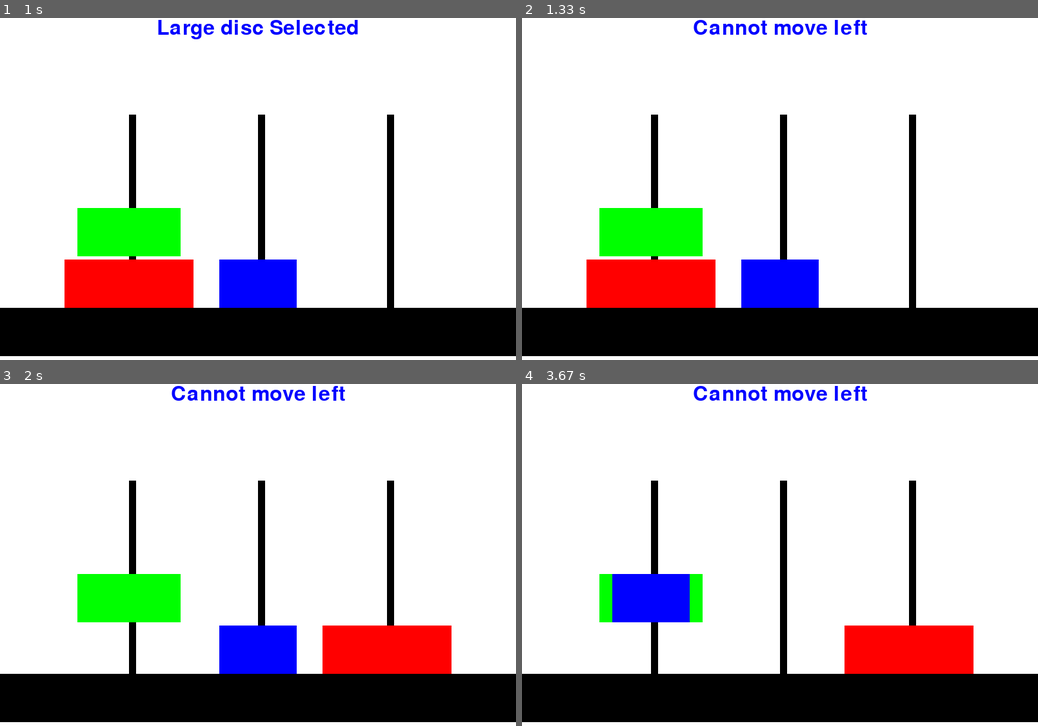
Above: before the commit, frames 1-4 (two rows, left to right).
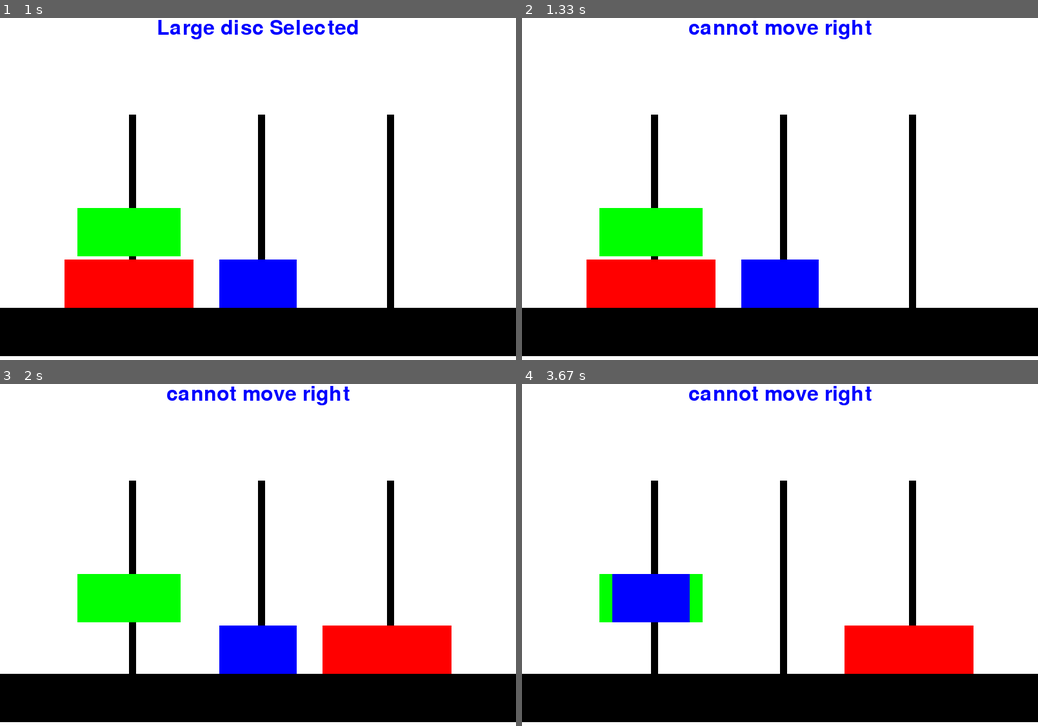
Above: after the commit, the same moments.

Repository: pillemer/Hanoi_pygame
Game: pygame game, started from drawinghanoi.py
Two runs of this game, one before a commit and one after it. Both use one fixed random seed, a clock stepped at 60 frames per second and the inputs below.
Inputs:
- Up to frame 1 (1 s): hold Right 0.33-0.8 s; hold Up from 0.83 s (still down)
- Up to frame 2 (1.33 s): release Up at 1.13 s; hold Right from 1.17 s (still down)
- Up to frame 3 (2 s): release Right at 1.63 s; hold Left from 1.67 s (still down)
- Up to frame 4 (3.67 s): release Left at 2.2 s; hold Down 2.23-2.53 s; hold Left 2.57-2.97 s; hold Up 3-3.37 s; hold Right from 3.4 s (still down)

Frame 1 is identical in both runs. In frame 2, 0.9% of the frame differs, in the area x 32-68%, y 0-7%; in frame 3, 0.9%; in frame 4, 0.9%.

Commit message:
refactored code and added text prompts

Diff:
--- a/drawinghanoi.py
+++ b/drawinghanoi.py
@@ -44,12 +44,17 @@
 
 def draw_prompt(selection):
     fontObj = pygame.font.Font('freesansbold.ttf', 32)
-    text_options = ['Large disc Selected', 'Medium disc selected', 'Small disc selected', 'Cannot move left', 'cannot move right', 'cannot place big disc on smaller']
+    text_options = ['Large disc Selected',
+                    'Medium disc selected',
+                    'Small disc selected',
+                    'Cannot move left',
+                    'cannot move right',
+                    'cannot place big disc on smaller',
+                    'cannot move disc underneath another']
     text = fontObj.render(text_options[selection], True, BLUE)
     textRectObj = text.get_rect()
     textRectObj.center = (MIDDLE_PEG, 0 + textRectObj.height/2)
     SCREEN.blit(text, textRectObj)
-
 
 # set up the pegs
 pegs = [LEFT_PEG, MIDDLE_PEG, RIGHT_PEG]
@@ -93,6 +98,24 @@
 # start with smallest disc selected on the left peg
 selection = text_selection = 2
 
+# set destination peg for each direction
+def set_destination(origin, moving_right):
+    if origin == 0 and not moving_right:
+        return 2
+    elif origin == 2 and moving_right:
+        return 0
+    else:
+        return origin + (2 * int(moving_right) - 1)
+
+# set new selection for playing disc:
+def select_disc(selection, moving_up):
+    if selection == 2 and moving_up:
+        return 0
+    elif selection == 0 and not moving_up:
+        return 2
+    else:
+        return selection + (2 * int(moving_up) -1)
+
 def move(selection, i, peg):
     temp = discs[selection] # hold the disc while we remove it from one peg and append it to the next.
     peg.remove(discs[selection])
@@ -106,14 +129,12 @@
         if event.type == pygame.QUIT:
             pygame.quit()
 
+        # move discs left or right where possible
         keys = pygame.key.get_pressed()
         if keys[pygame.K_LEFT]:
             for i, peg in enumerate(board):
                 if discs[selection] in peg:
-                    if i == 0:
-                        destination = 2
-                    else:
-                        destination = i - 1
+                    destination = set_destination(i, False)
                     if len(board[destination]) <= selection:
                         move(selection, destination, peg)
                     else:
@@ -123,33 +144,19 @@
         if keys[pygame.K_RIGHT]:
             for i, peg in enumerate(board):
                 if discs[selection] in peg:
-                    if i == 2:
-                        destination = 0
-                    else:
-                        destination = i + 1
+                    destination = set_destination(i, True)
                     if len(board[destination]) <= selection:
                         move(selection, destination, peg)
                     else:
-                        text_selection = 3
+                        text_selection = 4
                     break
 
         # switch selection between discs
         if keys[pygame.K_UP]:
-            if selection == 2:
-                selection = 0
-                text_selection = 0
-            else:
-                selection += 1
-                text_selection = selection
+            selection = text_selection = select_disc(selection, True)
 
         if keys[pygame.K_DOWN]:
-            if selection == 0:
-                selection = 2
-                text_selection = 0
-            else:
-                selection -= 1
-                text_selection = selection
-
+            selection = text_selection = select_disc(selection, False)
 
     draw_board()
     all_discs.draw(SCREEN)
